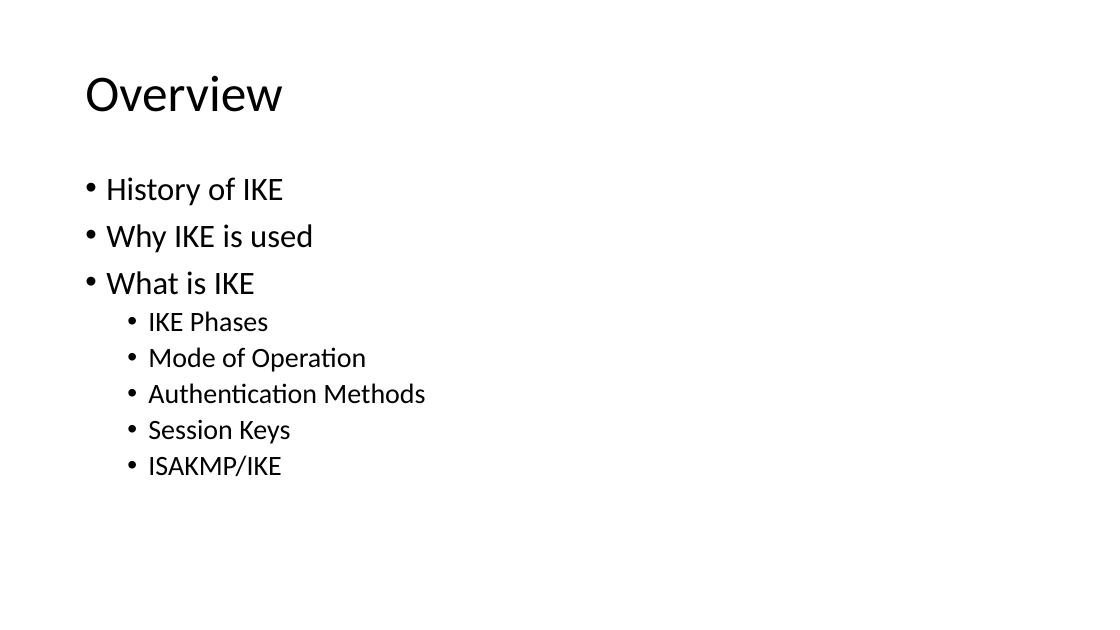
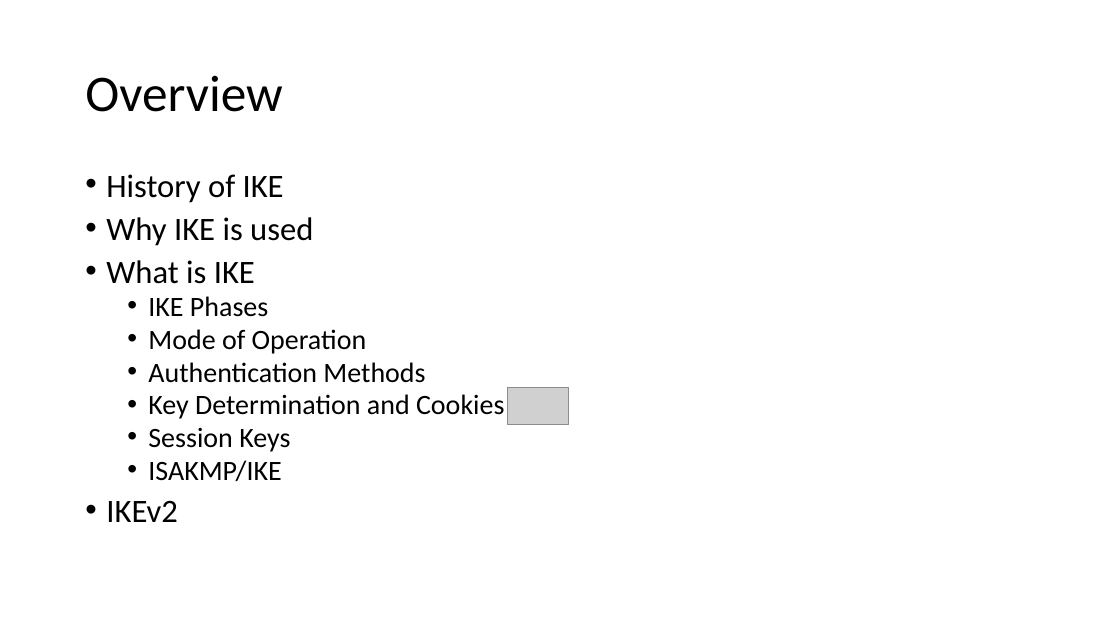
Before and after one commit to ndbellew/AppliedCryptography, a slide deck: slide 2 of Assignments/InternetKeyExchange/Internet Key Exchange.pptx. Drawn at 1120x630 pixels with LibreOffice and Linux fonts; fonts in the diff are those of the drawing; grey boxes stand for pictures. Boxes give left, top, right and bottom in pixels: in the first picture for what was removed or moved away, otherwise in the second. Text is boxed around its words. In the diff, an @@ line names an element or a change of style, - is before the commit and + after.

Commit message:
done with IKE now homework 5

```diff
--- a/Assignments/InternetKeyExchange/Internet Key Exchange.pptx
+++ b/Assignments/InternetKeyExchange/Internet Key Exchange.pptx
@@ text at (106, 174, 425, 481): line spacing 0.9 to 0.8 @@
@@ picture added at (507, 388, 569, 425) @@
@@ text at (148, 394, 504, 419): paragraph added @@
+  • Key Determination and Cookies
@@ text at (106, 500, 178, 522): paragraph added @@
+• IKEv2
```
